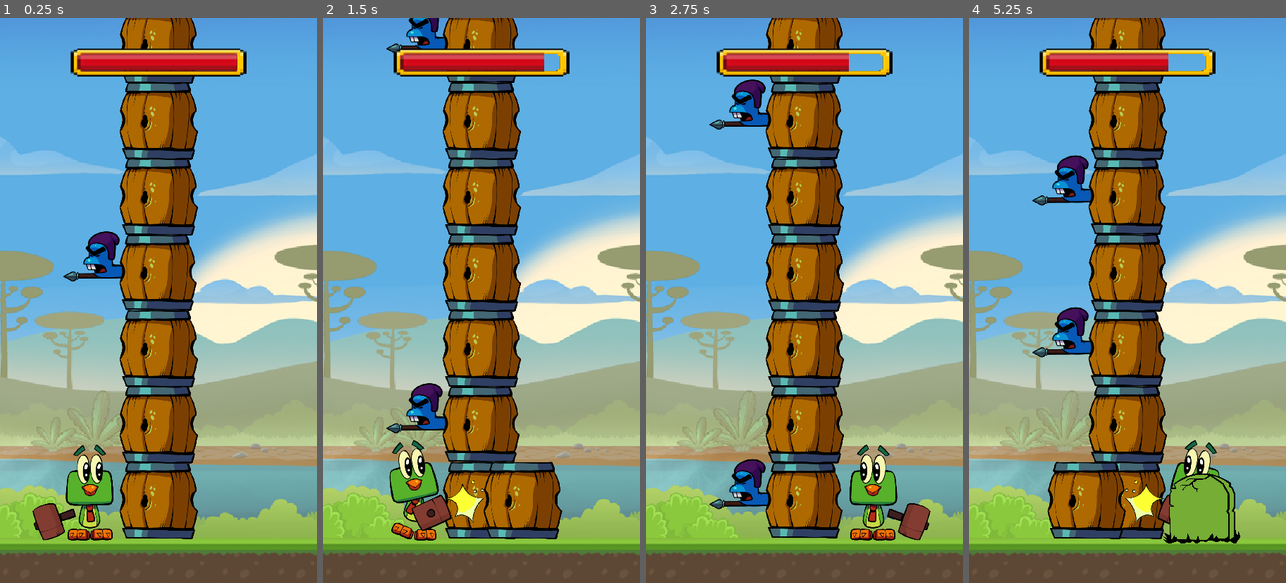
Above: before the commit, frames 1-4 (left to right).
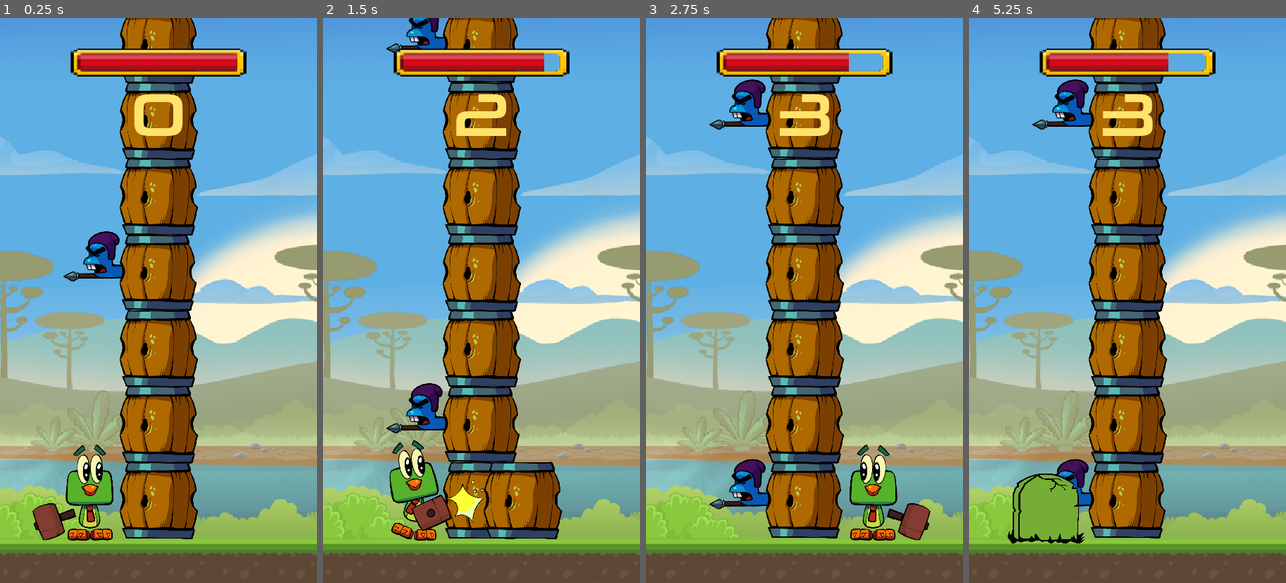
Above: after the commit, the same moments.

Repository: modaslam/timber-man
Game: Godot game, scene res://scenes/mainscene.tscn
The game is run twice, just before and just after one commit, with the same random seed, the same clock (stepped at 60 frames per second) and the same inputs.
Inputs (mouse positions are in pixels of both pictures, inside the frame that each line leads up to):
- Up to frame 1 (0.25 s): no input
- Up to frame 2 (1.5 s): tap Enter at 0.5 s; move the mouse to (551, 272) at 0.52 s; click (551, 272) at 0.67 s; tap Space at 1.25 s; move the mouse to (418, 328) at 1.27 s; click (418, 328) at 1.42 s
- Up to frame 3 (2.75 s): move the mouse to (836, 176) at 2.02 s; click (836, 176) at 2.17 s
- Up to frame 4 (5.25 s): tap Enter at 2.75, 4.25 s; move the mouse to (1111, 413) at 2.77 s; click (1111, 413) at 2.92 s; tap Space at 3.5, 5 s; move the mouse to (1222, 385) at 3.52 s; click (1222, 385) at 3.67 s; move the mouse to (1032, 215) at 4.27 s; click (1032, 215) at 4.42 s; move the mouse to (1143, 300) at 5.02 s; click (1143, 300) at 5.17 s

The runs differ from the first frame. In frame 1, 0.7% of the frame differs, in the area x 42-58%, y 13-21%; in frame 2, 0.6%; in frame 3, 0.6%; in frame 4, 13%, in the area x 12-86%, y 10-93%.

Commit message:
Added scores and game restart after losing

Diff:
--- /dev/null
+++ b/assets/font140.tres
@@ -0,0 +1,7 @@
+[gd_resource type="DynamicFont" load_steps=2 format=2]
+
+[ext_resource path="res://assets/font.ttf" type="DynamicFontData" id=1]
+
+[resource]
+size = 140
+font_data = ExtResource( 1 )
--- a/scenes/mainscene.tscn
+++ b/scenes/mainscene.tscn
@@ -9,6 +9,7 @@
 [ext_resource path="res://scripts/bar.gd" type="Script" id=7]
 [ext_resource path="res://assets/barra_recipiente.png" type="Texture" id=8]
 [ext_resource path="res://assets/barra.png" type="Texture" id=9]
+[ext_resource path="res://assets/font140.tres" type="DynamicFont" id=10]
 
 [sub_resource type="Animation" id=1]
 resource_name = "hit"
@@ -92,3 +93,21 @@
 texture = ExtResource( 9 )
 region_enabled = true
 region_rect = Rect2( 0, 0, 188, 23 )
+
+[node name="Control" type="CanvasLayer" parent="."]
+
+[node name="Score" type="Label" parent="Control"]
+margin_top = 129.0
+margin_right = 720.0
+margin_bottom = 298.0
+custom_fonts/font = ExtResource( 10 )
+custom_colors/font_color = Color( 1, 0.894118, 0.423529, 1 )
+text = "0"
+align = 1
+__meta__ = {
+"_edit_use_anchors_": false
+}
+
+[node name="Timer" type="Timer" parent="."]
+wait_time = 3.0
+[connection signal="timeout" from="Timer" to="." method="_on_Timer_timeout"]
--- a/scripts/game.gd
+++ b/scripts/game.gd
@@ -9,12 +9,20 @@
 onready var barrels = get_node("Barrels")
 onready var destBarrels = get_node("DestBarrels")
 onready var bar = get_node("Bar")
+onready var scoreLabel = get_node("Control/Score")
 
 const NORMAL_BARREL = 0
 const LEFT_BARREL = 1
 const RIGHT_BARREL = 2
 
+const PLAYING = 1
+const LOST = 2
+
 var enemy
+
+var score = 0
+
+var state = PLAYING
 
 # Called when the node enters the scene tree for the first time.
 func _ready():
@@ -25,7 +33,7 @@
 
 func _input(event):
 	event = camera.make_input_local(event)
-	if event is InputEventScreenTouch and event.pressed:
+	if event is InputEventScreenTouch and event.pressed and state == PLAYING:
 		if event.position.x < 360:
 			timberman.left()
 		else:
@@ -42,6 +50,8 @@
 			descend()
 
 			bar.add(0.014)
+			score += 1
+			scoreLabel.set_text(str(score))
 
 			if verifyCollision():
 				lose()
@@ -99,7 +109,13 @@
 func lose():
 	timberman.die()
 	bar.set_process(false)
+	state = LOST
+	get_node("Timer").start()
 
 # Called every frame. 'delta' is the elapsed time since the previous frame.
 #func _process(delta):
 #	pass
+
+
+func _on_Timer_timeout():
+	get_tree().reload_current_scene()
Not shown: 1 places in scenes/mainscene.tscn that only renumber resources
